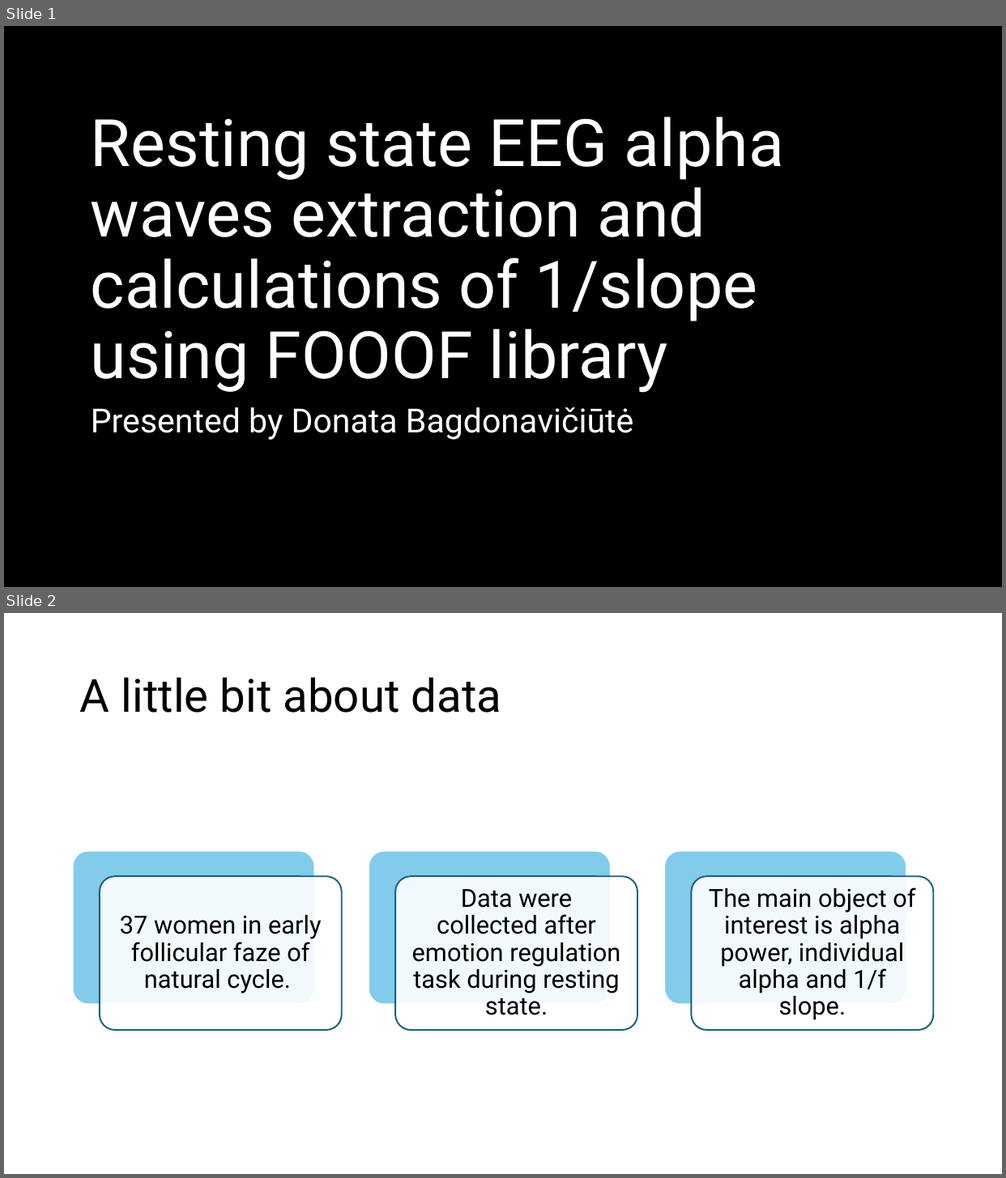
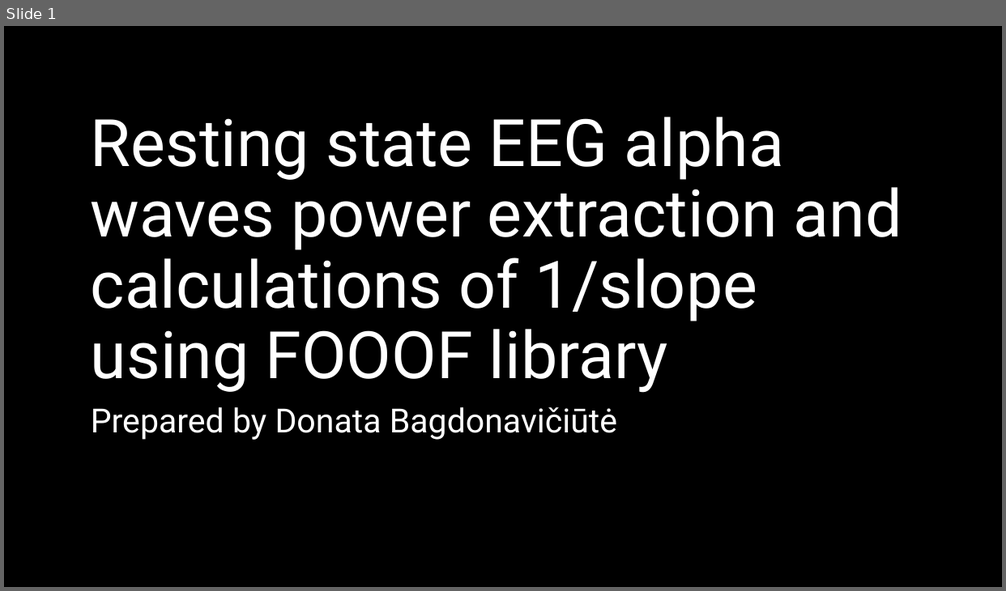
Before and after one commit to DonataBag/Pratybos-naujas, a slide deck: Pratybos naujas/Resting state EEG alpha waves extraction and calculations.pptx. Shown one above the other, each under a label of ours: slides 1 and 2 before the commit, slide 1 after it. The pictures are 1006x1178 and 1006x591 pixels, drawn with LibreOffice and Linux fonts; fonts in the diff are those of the drawing; background and template pictures are left out. Boxes give left, top, right and bottom in pixels: in the first picture for what was removed or moved away, otherwise in the second. Text is boxed around its words. In the diff, an @@ line names an element or a change of style, - is before the commit and + after.

```diff
--- a/Pratybos naujas/Resting state EEG alpha waves extraction and calculations.pptx
+++ b/Pratybos naujas/Resting state EEG alpha waves extraction and calculations.pptx
@@ slide 2 removed at [4, 613, 1002, 1174], background #FFFFFF @@
@@ title removed at [80, 677, 502, 713] @@
-A little bit about data
@@ group removed at [73, 851, 933, 1030]: 6 rounded rectangles, 3 texts @@
-37 women in early follicular faze of natural cycle.
-Data were collected after emotion regulation task during resting state.
-The main object of interest is alpha power, individual alpha and 1/f slope.
@@ slide 1 changed as well @@
@@ title at [91, 117, 902, 393]: text changed @@
-Resting state EEG alpha waves extraction and calculations of 1/slope using FOOOF library
+Resting state EEG alpha waves power extraction and calculations of 1/slope using FOOOF library
@@ subtitle at [91, 408, 617, 440]: text changed @@
-Presented by Donata Bagdonavičiūtė
+Prepared by Donata Bagdonavičiūtė
```
Also in this commit, not shown: 1 other slide changed, 7 slides added, 4 other slides removed, 14 other files.
